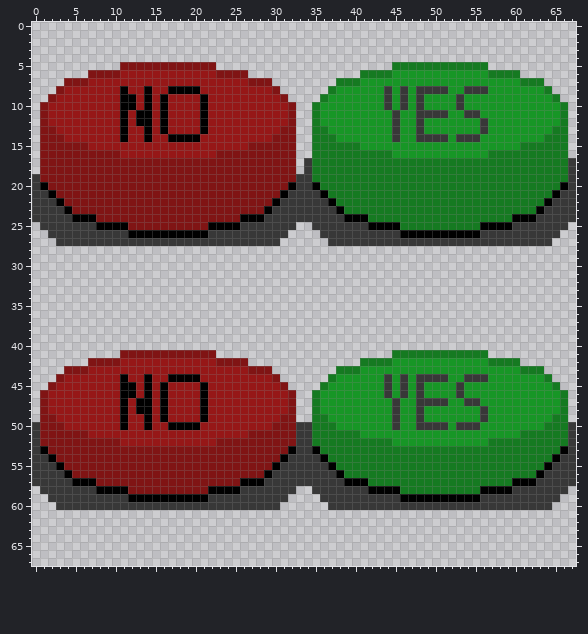
Two versions of one sprite sheet, AppChallenge/Assets/Kyan/button yes and no 1.0.png. The picture above is the old version.
The file is 136x136 pixels, drawn in blocks of 2x2; one block is one cell here.
Now the later version:
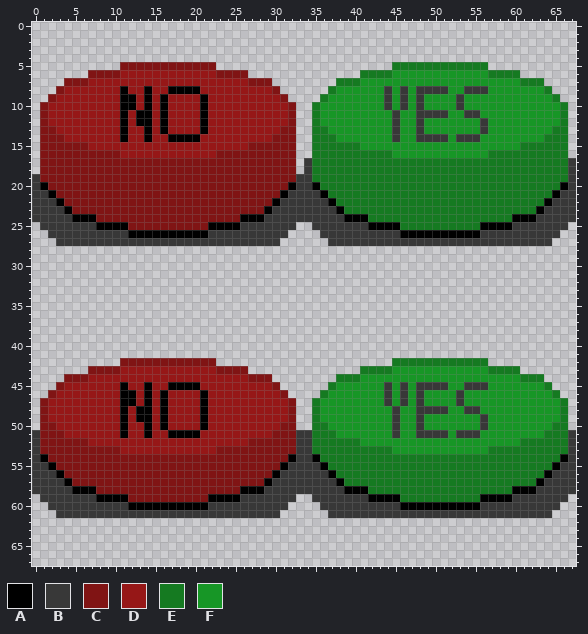
Palette (. is transparent): A #000000  B #383838  C #801414  D #961717  E #157a21  F #179626
Commit: i have added sound to the yes button of the are you sure menu
The edit:
Changed rows in their new state; - is an unchanged pixel.
first column x 0:
41 -----------............----------------------............-----------
42 -------....CCCCCCCCCCCC....--------------....EEEEEEEEEEEE....-------
43 ----...CCCC------------CCCC...--------...EEEE------------EEEE...----
44 ---.CCC----D--D--DDDD------CCC.------.EEE---F-F-FFFF--FFF----EEE.---
45 --.C--------D---DAAAAD--------C.----.E-----------BBB-FBBB-------E.--
46 -.C----------------------------C.--.E----------------------------E.-
47 ------------AD------------------------------BFB--FFF-BFF------------
48 -------------------------------------------------BBB--BBF-----------
49 --D----------A-----------------D----F----------------------------F--
50 .--D------------ADDDDA--------D--..--F-----------FFF-FFFB-------F--.
51 ----DDD----A--A--AAAA------DDD--------FFF----B--BBBB-BBB-----FFF----
52 -------DDDD------------DDDD--------------FFFF------------FFFF-------
53 -C---------DDDDDDDDDDDD---------C--E---------FFFFFFFFFFFF---------E-
54 -AC----------------------------CA--AE----------------------------EA-
55 --AC--------------------------CA----AE--------------------------EA--
56 ---AC------------------------CA------AE------------------------EA---
57 ----ACCC------------------CCCA--------AEEE------------------EEEA----
58 B----AAACCCC----------CCCCAAA----BB----AAAEEEE----------EEEEAAA----B
59 -B------AAAACCCCCCCCCCAAAA------B--B------AAAAEEEEEEEEEEAAAA------B-
60 --B---------AAAAAAAAAA---------B----B---------AAAAAAAAAA---------B--
61 ---BBBBBBBBBBBBBBBBBBBBBBBBBBBB------BBBBBBBBBBBBBBBBBBBBBBBBBBBB---
Pixel boxes of the changes (left, top, right, bottom) in both pictures:
changed: (32, 350, 576, 518)
